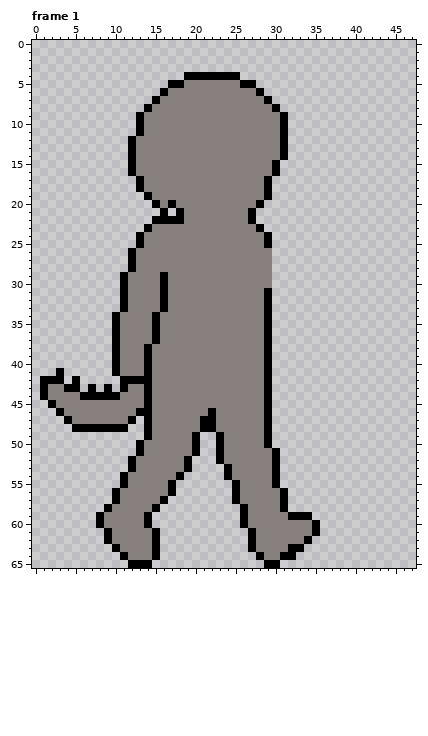
Two versions of one pixel-art file, Art Assets/Sprites/Player/Player Walk Cycle.aseprite. Above, as it was before the edit.
48x66 pixels, 8 frames. Colours within 5 levels of each other are drawn and written as one. Shown: frame 1. The commit also changed other frames, which this record leaves out.
Now the later version:
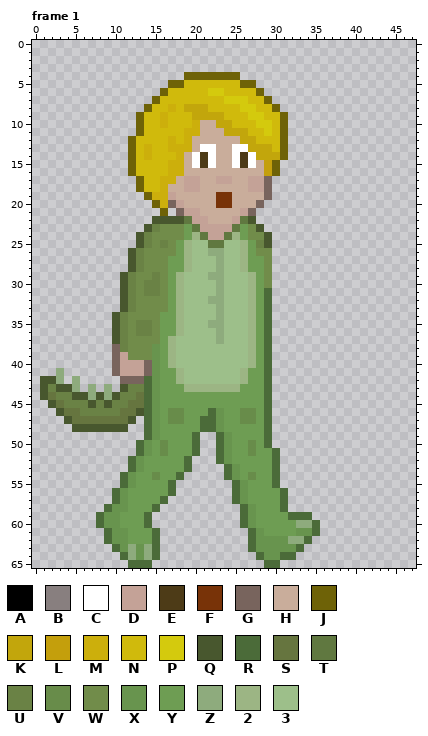
Palette (. is transparent): A #000000  B #887f7f  C #ffffff  D #c4a297  E #4d3b17  F #783308  G #78645d  H #c9ad9b  J #6e6207  K #c2a60c  L #c49f0c  M #ccaf0c  N #d0ba0c  P #d4ca0d  Q #48572e  R #4b6b39  S #66753f  T #607840  U #6a8245  V #688c4a  W #718c4a  X #68944e  Y #6e9d53  Z #8eab7d  2 #9cb584  3 #9dbf8a
Diff:
layer "Template" now hidden
Changed rows in their new state; - is an unchanged pixel.
Frame 1, layer "Layer 1":
first column x 1:
 4 ------------------JJJJJJJ----------
 5 ----------------JJNNNNNNNJJ--------
 6 ---------------JNNNNNPPNNNNJ-------
 7 --------------JNNNNNNNNPPPNNJ------
 8 -------------JNNMNKKKNNNNPPNNJ-----
 9 ------------JNNMNNNKKKKNNNPPNNJ----
10 ------------JNNMNNNMHHKKNNNPPNJ----
11 ------------JNNNNNMMHHHKKKNNPNJ----
12 -----------JNNNNMNMHHHHHHKKNNNJ----
13 -----------JNMNNMMMHCCHHCCKKKNJ----
14 -----------JNMNNNMHCECHHCECKKKJ----
15 -----------JNNNNMMHCECHHCECHLJ-----
16 -----------JNNNNMMHHHHHHHHHHLJ-----
17 ------------JNNMMHDDHHDDHHDDG------
18 ------------JNNMHHDDHHHHHHDDG------
19 -------------JMMDHHHHHFFHHHHG------
20 --------------JMGDHHHHFFHHHG-------
21 ---------------J-GDDHHHHHDG--------
22 --------------QQQQTDDHHHDTQ--------
23 -------------QUWWWYTDDDDTYWQ-------
24 ------------QUWWWWY2TDDT2YWWQ------
25 ------------QUWUWY233TT332YUQ------
26 -----------QUWWWWY233ZZ332YWW------
27 -----------QUWWWYY2333Z332YYW------
28 -----------QUWWWYY2333Z332YYW------
29 ----------QUWWUWY2333ZZ3332YW------
30 ----------QUWUUWY23333Z3332YW------
31 ----------QUWUUWY23333Z3332YR------
32 ----------QUWWWWY2333ZZ3332YR------
33 ----------QUWWWWY23333Z3332YR------
34 ---------QUWWWWYY23333Z3332YR------
35 ---------QUWUUWYY2333ZZ3332YR------
36 ---------QUWUUWYY23333Z3332YR------
37 ---------QUWWWWY233333Z3332YR------
38 ---------GUWWWXY23333333332YR------
39 ---------GDWWWXY23333333332YR------
40 ---------GDDDGXY23333333332YR------
41 --Z------GDDDGXYY233333332YYR------
42 QQZ-Z-----GGGRXYY233333332YYR------
43 QUQQZ-Z-Z-QUURXYYY2222222YYYR------
44 QSUUQQZQZQUUSRXYYYYYYYYYYYYYR------
45 -QSUUUQUQUUSSRXYYYYYYYYYYYYYR------
46 --QSSUUUUUSSQRXYVVYYYRXYYVVYR------
47 ---QSSSSSSSQ-RXYVVYYRRXYYVVYR------
48 ----QQQQQQQ--RXYYYYYRRXYYYYYR------
49 -------------RXYYYYR--RXYYYYR------
50 ------------RXYVYYYR--RXYYVYR------
51 ------------RXYVYYYR--RXYYVYYR-----
52 -----------RXYYYYYR---RXYYYYYR-----
53 -----------RXYYYYYR----RXYYYYR-----
54 ----------RXYYVYYR-----RXYVYYR-----
55 ----------RXYYYYR-------RXYYYR-----
56 ---------RXYYYYYR-------RXYYYYR----
57 ---------RXYYYYR--------RXYYYYR----
58 --------RXXYYYR----------RXYYYR----
59 -------RXXYYYR-----------RXYYYYRRR-
60 -------RXXYYYR-----------RXYYYYYZZR
61 --------RXXYYYR-----------RXYYYYXXR
62 --------RXXYYYR-----------RXXXXZZR-
63 ---------RXZXZR-----------RXXXXXR--
64 ----------RZXZR------------RXXRR---
65 -----------RRR--------------RR-----
Pixel boxes of the changes (left, top, right, bottom) in both pictures:
changed: (40, 72, 320, 568)
